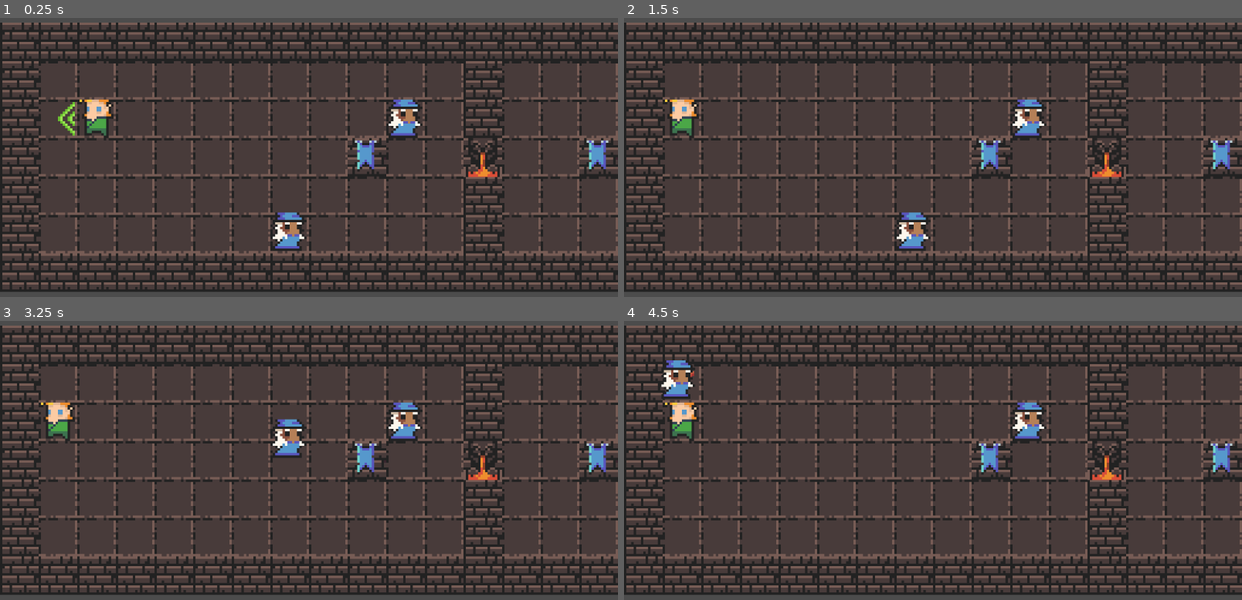
Above: before the commit, frames 1-4 (two rows, left to right).
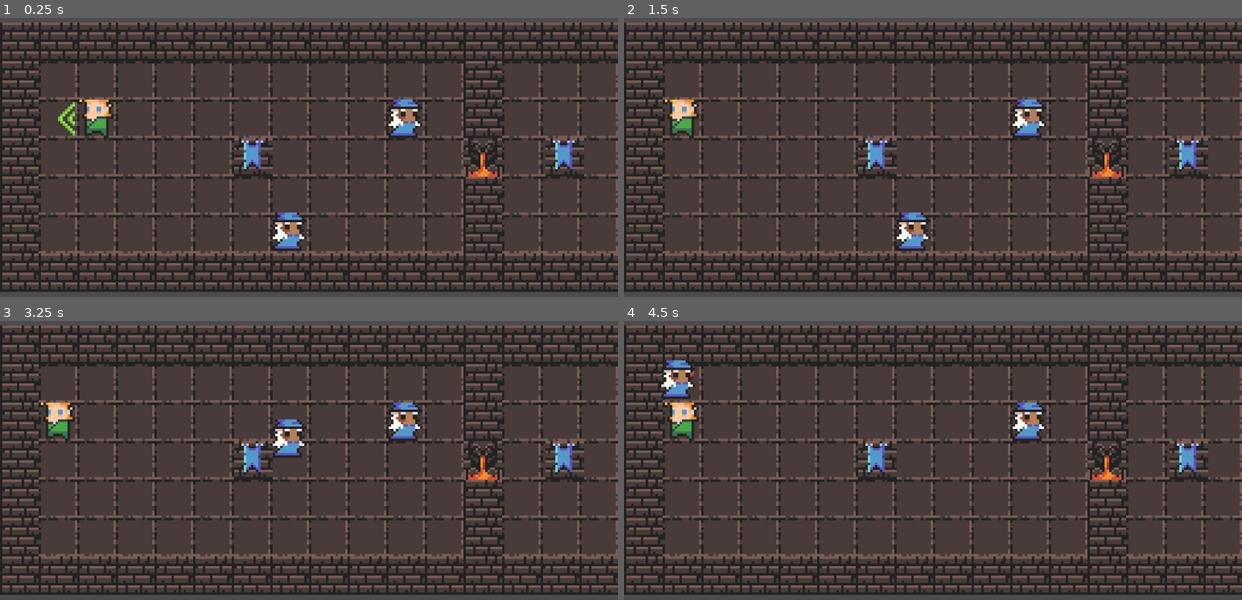
Above: after the commit, the same moments.

Repository: epicfarmer/gmtk2023
Game: Godot game, scene res://test.tscn
The game is run twice, just before and just after one commit, with the same random seed, the same clock (stepped at 60 frames per second) and the same inputs.
Inputs (mouse positions are in pixels of both pictures, inside the frame that each line leads up to):
- Up to frame 1 (0.25 s): no input
- Up to frame 2 (1.5 s): tap Enter at 0.5 s; move the mouse to (1068, 146) at 0.52 s; hold D (right) 0.53-1.28 s; click (1068, 146) at 0.67 s; move the mouse to (809, 182) at 1.27 s; hold S (down) from 1.28 s (still down)
- Up to frame 3 (3.25 s): tap Space at 2 s; move the mouse to (370, 387) at 2.02 s; release S (down) at 2.03 s; hold D (right) 2.03-2.78 s; tap Enter at 2.75 s; move the mouse to (278, 538) at 2.77 s; hold W (up) from 2.78 s (still down); click (278, 538) at 2.92 s
- Up to frame 4 (4.5 s): move the mouse to (1118, 521) at 3.52 s; release W (up) at 3.53 s; hold A (left) from 3.53 s (still down); move the mouse to (747, 413) at 4.27 s

The runs differ from the first frame. In frame 1, 2.4% of the frame differs, in the area x 37-100%, y 43-57%; in frame 2, 2.4%; in frame 3, 2.4%; in frame 4, 2.4%.

Commit message:
Separated Switch scene from Door scene

Diff:
--- a/DoorAndSwitch.tscn
+++ b/DoorAndSwitch.tscn
@@ -1,40 +1,27 @@
-[gd_scene load_steps=4 format=2]
+[gd_scene load_steps=5 format=2]
 
 [ext_resource path="res://scripts/Door.gd" type="Script" id=1]
 [ext_resource path="res://images/0x72_DungeonTilesetII_v1.6.png" type="Texture" id=2]
+[ext_resource path="res://scripts/DoorWithSwitch.gd" type="Script" id=3]
 
 [sub_resource type="RectangleShape2D" id=4]
 extents = Vector2( 8, 8 )
 
 [node name="DoorAndSwitch" type="Node2D"]
-
-[node name="Switch" type="Area2D" parent="."]
-position = Vector2( 88, 56 )
-
-[node name="Sprite" type="Sprite" parent="Switch"]
-texture = ExtResource( 2 )
-hframes = 32
-vframes = 32
-frame = 66
-
-[node name="SwitchBox" type="CollisionShape2D" parent="Switch"]
-scale = Vector2( 0.8, 0.8 )
-shape = SubResource( 4 )
+script = ExtResource( 3 )
 
 [node name="Door" type="StaticBody2D" parent="."]
 position = Vector2( 136, 56 )
 scale = Vector2( 1.00124, 1.01557 )
 collision_layer = 3
 collision_mask = 3
+script = ExtResource( 1 )
 
 [node name="CollisionShape2D" type="CollisionShape2D" parent="Door"]
 shape = SubResource( 4 )
-script = ExtResource( 1 )
 
 [node name="Sprite" type="Sprite" parent="Door"]
 texture = ExtResource( 2 )
 hframes = 32
 vframes = 32
 frame = 36
-
-[connection signal="body_entered" from="Switch" to="Door/CollisionShape2D" method="_on_Switch_body_entered"]
--- /dev/null
+++ b/Switch.tscn
@@ -0,0 +1,19 @@
+[gd_scene load_steps=3 format=2]
+
+[ext_resource path="res://images/0x72_DungeonTilesetII_v1.6.png" type="Texture" id=1]
+
+[sub_resource type="RectangleShape2D" id=4]
+extents = Vector2( 8, 8 )
+
+[node name="Switch" type="Area2D"]
+position = Vector2( 88, 56 )
+
+[node name="Sprite" type="Sprite" parent="."]
+texture = ExtResource( 1 )
+hframes = 32
+vframes = 32
+frame = 66
+
+[node name="SwitchBox" type="CollisionShape2D" parent="."]
+scale = Vector2( 0.8, 0.8 )
+shape = SubResource( 4 )
--- a/scripts/Door.gd
+++ b/scripts/Door.gd
@@ -1,10 +1,9 @@
-extends CollisionShape2D
+extends StaticBody2D
 
 # Called when the node enters the scene tree for the first time.
 func _ready():
-	disabled = false
 	pass # Replace with function body.
 
-func _on_Switch_body_entered(_body):
+func open():
 	print("Door opened")
-	set_deferred("disabled", true)
+	$CollisionShape2D.set_deferred("disabled", true)
--- /dev/null
+++ b/scripts/DoorWithSwitch.gd
@@ -0,0 +1,13 @@
+extends Node2D
+
+onready var switch = $Switch
+onready var door = $Door
+
+# Called when the node enters the scene tree for the first time.
+func _ready():
+	switch.connect("body_entered", self, "_on_Switch_body_entered")
+	pass # Replace with function body.
+
+func _on_Switch_body_entered(_body):
+	print("Door opened")
+	door.open()
--- a/test.tscn
+++ b/test.tscn
@@ -1,10 +1,11 @@
-[gd_scene load_steps=10 format=2]
+[gd_scene load_steps=11 format=2]
 
 [ext_resource path="res://images/0x72_DungeonTilesetII_v1.6.png" type="Texture" id=1]
 [ext_resource path="res://DoorAndSwitch.tscn" type="PackedScene" id=2]
 [ext_resource path="res://RunTowardsMonster.tscn" type="PackedScene" id=3]
 [ext_resource path="res://hero.tscn" type="PackedScene" id=4]
 [ext_resource path="res://PlayerController.tscn" type="PackedScene" id=5]
+[ext_resource path="res://Switch.tscn" type="PackedScene" id=6]
 [ext_resource path="res://RunAwayMonster.tscn" type="PackedScene" id=7]
 
 [sub_resource type="ConvexPolygonShape2D" id=2]
@@ -366,9 +367,15 @@
 [node name="DoorAndSwitch" parent="." instance=ExtResource( 2 )]
 position = Vector2( 64, 16 )
 
+[node name="Switch" parent="DoorAndSwitch" instance=ExtResource( 6 )]
+position = Vector2( 41, 56 )
+
 [node name="DoorAndSwitch2" parent="." instance=ExtResource( 2 )]
 position = Vector2( 160, 16 )
 
+[node name="Switch" parent="DoorAndSwitch2" instance=ExtResource( 6 )]
+position = Vector2( 74, 56 )
+
 [node name="PlayerController" parent="." instance=ExtResource( 5 )]
 
 [node name="hero" parent="." instance=ExtResource( 4 )]
